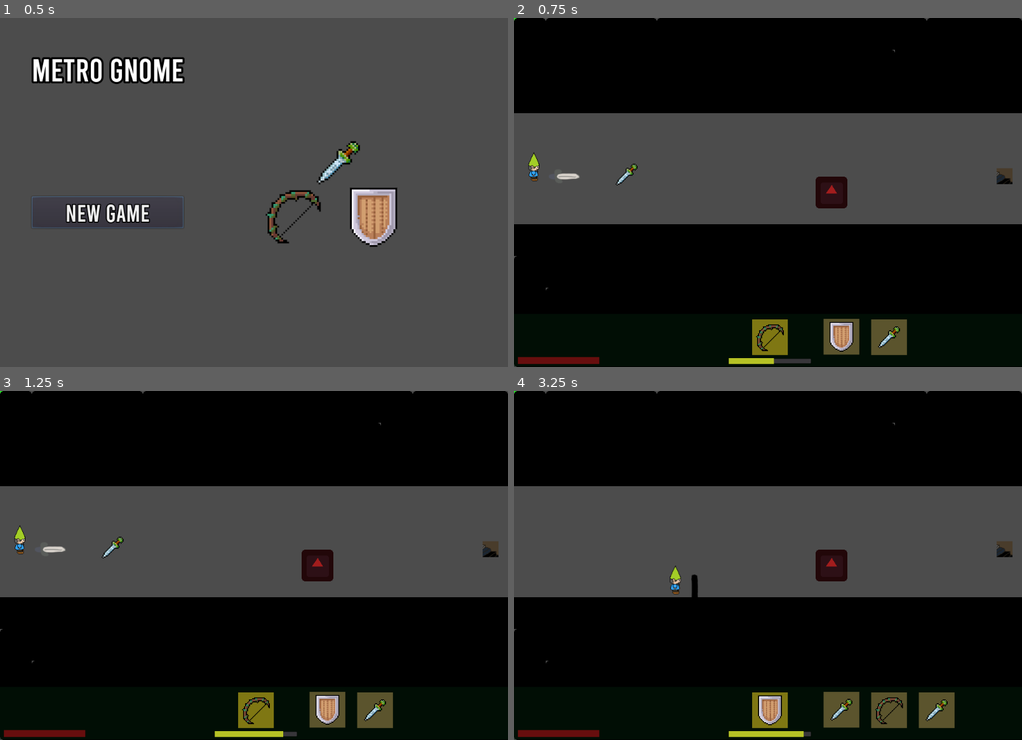
Above: before the commit, frames 1-4 (two rows, left to right).
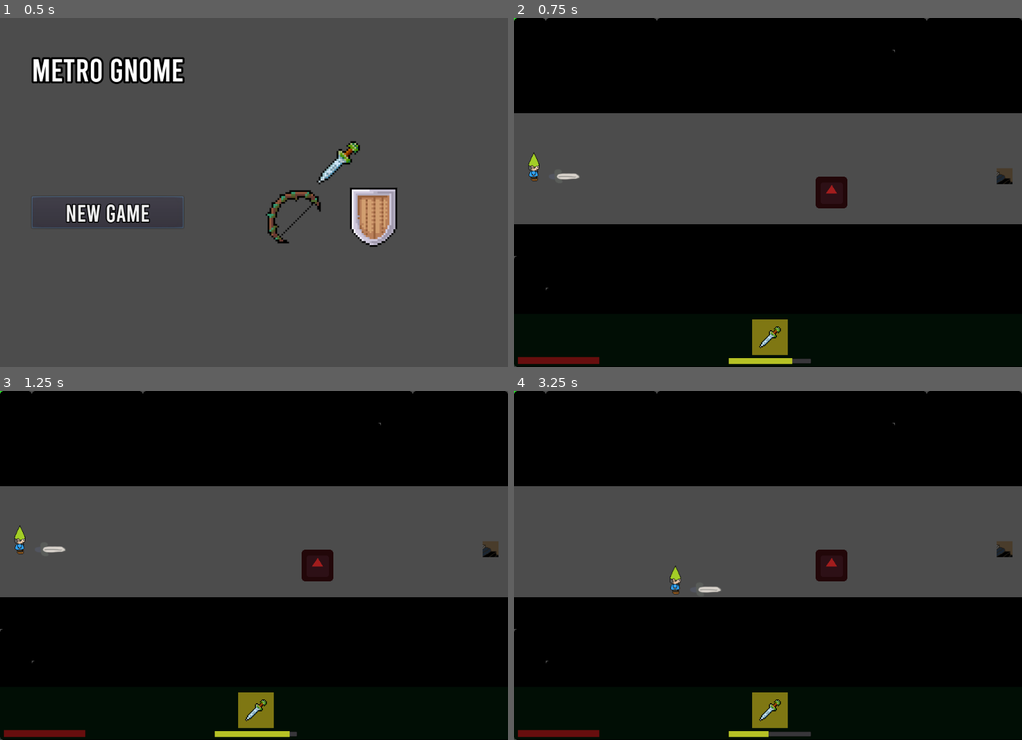
Above: after the commit, the same moments.

Repository: mfurtak/gmtk-game-jam-2019
Game: Godot game, scene res://menus/MainMenu.tscn
Same seed, same stepped clock (60 frames per second), same inputs: the game is played once before the commit and once after it. The engine's default icon, where the game draws it, is replaced by a stand-in: a white triangle on a blue panel in a dark square.
Inputs:
- Up to frame 1 (0.5 s): no input
- Up to frame 2 (0.75 s): click "New Game" at 0.5 s
- Up to frame 3 (1.25 s): no input
- Up to frame 4 (3.25 s): hold Right (ui_right) 1.28-2.03 s; tap Space (ui_select) at 1.52, 2.27 s; hold Down (ui_down) 2.03-2.78 s; hold Right (ui_right) from 2.78 s (still down)

Frame 1 is identical in both runs. In frame 2, 1.8% of the frame differs, in the area x 20-78%, y 41-100%; in frame 3, 1.7%; in frame 4, 2.8%, in the area x 34-87%, y 52-100%.

Commit message:
Baddies

Diff:
--- a/gmtk-godot/Level1.tscn
+++ b/gmtk-godot/Level1.tscn
@@ -1,10 +1,8 @@
-[gd_scene load_steps=6 format=2]
+[gd_scene load_steps=4 format=2]
 
 [ext_resource path="res://Exit.tscn" type="PackedScene" id=1]
-[ext_resource path="res://Pickup.tscn" type="PackedScene" id=2]
-[ext_resource path="res://sprites/sword.png" type="Texture" id=3]
-[ext_resource path="res://PlayerSpawn.tscn" type="PackedScene" id=4]
-[ext_resource path="res://simple_tileset.tres" type="TileSet" id=5]
+[ext_resource path="res://PlayerSpawn.tscn" type="PackedScene" id=2]
+[ext_resource path="res://simple_tileset.tres" type="TileSet" id=3]
 
 [node name="Level1" type="Node2D"]
 
@@ -16,18 +14,11 @@
 
 [node name="Pickups" type="Node" parent="."]
 
-[node name="SwordPickup" parent="Pickups" instance=ExtResource( 2 )]
-position = Vector2( 227.064, 315.707 )
-item_image = ExtResource( 3 )
-
-[node name="Pickup" parent="Pickups" instance=ExtResource( 2 )]
-visible = false
-
-[node name="PlayerSpawn" parent="." instance=ExtResource( 4 )]
+[node name="PlayerSpawn" parent="." instance=ExtResource( 2 )]
 position = Vector2( 38.0219, 320.14 )
 
 [node name="TileMap" type="TileMap" parent="."]
-tile_set = ExtResource( 5 )
+tile_set = ExtResource( 3 )
 cell_size = Vector2( 32, 32 )
 cell_quadrant_size = 32
 format = 1
--- a/gmtk-godot/Level5.tscn
+++ b/gmtk-godot/Level5.tscn
@@ -1,11 +1,12 @@
-[gd_scene load_steps=7 format=2]
+[gd_scene load_steps=8 format=2]
 
 [ext_resource path="res://Exit.tscn" type="PackedScene" id=1]
-[ext_resource path="res://Pickup.tscn" type="PackedScene" id=2]
-[ext_resource path="res://sprites/bow.png" type="Texture" id=3]
-[ext_resource path="res://PlayerSpawn.tscn" type="PackedScene" id=4]
-[ext_resource path="res://simple_tileset.tres" type="TileSet" id=5]
-[ext_resource path="res://ImpassableTilemap.tscn" type="PackedScene" id=6]
+[ext_resource path="res://Ghostie.tscn" type="PackedScene" id=2]
+[ext_resource path="res://Pickup.tscn" type="PackedScene" id=3]
+[ext_resource path="res://sprites/bow.png" type="Texture" id=4]
+[ext_resource path="res://PlayerSpawn.tscn" type="PackedScene" id=5]
+[ext_resource path="res://simple_tileset.tres" type="TileSet" id=6]
+[ext_resource path="res://ImpassableTilemap.tscn" type="PackedScene" id=7]
 
 [node name="Level5" type="Node2D"]
 
@@ -15,25 +16,31 @@
 
 [node name="Enemies" type="Node" parent="."]
 
+[node name="Ghostie" parent="Enemies" instance=ExtResource( 2 )]
+position = Vector2( 287.086, 85.8418 )
+
+[node name="Ghostie2" parent="Enemies" instance=ExtResource( 2 )]
+position = Vector2( 772.276, 93.8747 )
+
 [node name="Pickups" type="Node" parent="."]
 
-[node name="BowPickup" parent="Pickups" instance=ExtResource( 2 )]
+[node name="BowPickup" parent="Pickups" instance=ExtResource( 3 )]
 position = Vector2( 509.288, 562.612 )
-item_image = ExtResource( 3 )
+item_image = ExtResource( 4 )
 
-[node name="Pickup" parent="Pickups" instance=ExtResource( 2 )]
+[node name="Pickup" parent="Pickups" instance=ExtResource( 3 )]
 visible = false
 
-[node name="PlayerSpawn" parent="." instance=ExtResource( 4 )]
+[node name="PlayerSpawn" parent="." instance=ExtResource( 5 )]
 position = Vector2( 81.4003, 545.063 )
 
 [node name="TileMap" type="TileMap" parent="."]
-tile_set = ExtResource( 5 )
+tile_set = ExtResource( 6 )
 cell_size = Vector2( 32, 32 )
 cell_quadrant_size = 32
 format = 1
 tile_data = PoolIntArray( -65538, 0, 0, -65537, 0, 0, -131072, 0, 0, -131071, 0, 0, -131070, 0, 0, -131069, 0, 0, -1310 …(1909 unchanged characters)…
 
-[node name="ImpassableTilemap" parent="." instance=ExtResource( 6 )]
+[node name="ImpassableTilemap" parent="." instance=ExtResource( 7 )]
 position = Vector2( -63.1925, -64.2636 )
 tile_data = PoolIntArray( 1, 0, 0, 65537, 0, 0, 589830, 0, 0, 589831, 0, 0, 589832, 0, 0, 589833, 0, 0, 589834, 0, 0, 5 …(1229 unchanged characters)…
--- a/gmtk-godot/Level6.tscn
+++ b/gmtk-godot/Level6.tscn
@@ -1,10 +1,11 @@
-[gd_scene load_steps=6 format=2]
+[gd_scene load_steps=7 format=2]
 
 [ext_resource path="res://Exit.tscn" type="PackedScene" id=1]
-[ext_resource path="res://Pickup.tscn" type="PackedScene" id=2]
-[ext_resource path="res://PlayerSpawn.tscn" type="PackedScene" id=3]
-[ext_resource path="res://simple_tileset.tres" type="TileSet" id=4]
-[ext_resource path="res://ImpassableTilemap.tscn" type="PackedScene" id=5]
+[ext_resource path="res://Ghostie.tscn" type="PackedScene" id=2]
+[ext_resource path="res://Pickup.tscn" type="PackedScene" id=3]
+[ext_resource path="res://PlayerSpawn.tscn" type="PackedScene" id=4]
+[ext_resource path="res://simple_tileset.tres" type="TileSet" id=5]
+[ext_resource path="res://ImpassableTilemap.tscn" type="PackedScene" id=6]
 
 [node name="Level6" type="Node2D"]
 
@@ -14,22 +15,34 @@
 
 [node name="Enemies" type="Node" parent="."]
 
+[node name="Ghostie" parent="Enemies" instance=ExtResource( 2 )]
+position = Vector2( 830.649, 528.725 )
+
+[node name="Ghostie2" parent="Enemies" instance=ExtResource( 2 )]
+position = Vector2( 638.393, 530.331 )
+
+[node name="Ghostie3" parent="Enemies" instance=ExtResource( 2 )]
+position = Vector2( 443.996, 531.938 )
+
+[node name="Ghostie4" parent="Enemies" instance=ExtResource( 2 )]
+position = Vector2( 223.893, 529.26 )
+
 [node name="Pickups" type="Node" parent="."]
 editor/display_folded = true
 
-[node name="Pickup" parent="Pickups" instance=ExtResource( 2 )]
+[node name="Pickup" parent="Pickups" instance=ExtResource( 3 )]
 visible = false
 
-[node name="PlayerSpawn" parent="." instance=ExtResource( 3 )]
+[node name="PlayerSpawn" parent="." instance=ExtResource( 4 )]
 position = Vector2( 948.959, 80.7588 )
 
 [node name="TileMap" type="TileMap" parent="."]
-tile_set = ExtResource( 4 )
+tile_set = ExtResource( 5 )
 cell_size = Vector2( 32, 32 )
 cell_quadrant_size = 32
 format = 1
 tile_data = PoolIntArray( -65538, 0, 0, -65537, 0, 0, -131072, 0, 0, -131071, 0, 0, -131070, 0, 0, -131069, 0, 0, -1310 …(2217 unchanged characters)…
 
-[node name="ImpassableTilemap" parent="." instance=ExtResource( 5 )]
+[node name="ImpassableTilemap" parent="." instance=ExtResource( 6 )]
 position = Vector2( -63.1925, -64.2636 )
 tile_data = PoolIntArray( 1, 0, 0, 65537, 0, 0, 524299, 0, 0, 524300, 0, 0, 524301, 0, 0, 524302, 0, 0, 524303, 0, 0, 5 …(1579 unchanged characters)…
--- a/gmtk-godot/Level7.tscn
+++ b/gmtk-godot/Level7.tscn
@@ -1,10 +1,12 @@
-[gd_scene load_steps=6 format=2]
+[gd_scene load_steps=8 format=2]
 
 [ext_resource path="res://Exit.tscn" type="PackedScene" id=1]
-[ext_resource path="res://Pickup.tscn" type="PackedScene" id=2]
-[ext_resource path="res://PlayerSpawn.tscn" type="PackedScene" id=3]
-[ext_resource path="res://simple_tileset.tres" type="TileSet" id=4]
-[ext_resource path="res://ImpassableTilemap.tscn" type="PackedScene" id=5]
+[ext_resource path="res://Ghostie.tscn" type="PackedScene" id=2]
+[ext_resource path="res://Blob.tscn" type="PackedScene" id=3]
+[ext_resource path="res://Pickup.tscn" type="PackedScene" id=4]
+[ext_resource path="res://PlayerSpawn.tscn" type="PackedScene" id=5]
+[ext_resource path="res://simple_tileset.tres" type="TileSet" id=6]
+[ext_resource path="res://ImpassableTilemap.tscn" type="PackedScene" id=7]
 
 [node name="7" type="Node2D"]
 
@@ -14,22 +16,40 @@
 
 [node name="Enemies" type="Node" parent="."]
 
+[node name="Ghostie" parent="Enemies" instance=ExtResource( 2 )]
+position = Vector2( 121.607, 579.6 )
+
+[node name="Ghostie2" parent="Enemies" instance=ExtResource( 2 )]
+position = Vector2( 540.927, 577.458 )
+
+[node name="Ghostie3" parent="Enemies" instance=ExtResource( 2 )]
+position = Vector2( 962.389, 580.136 )
+
+[node name="Blob" parent="Enemies" instance=ExtResource( 3 )]
+position = Vector2( 43.4199, 227.222 )
+
+[node name="Blob2" parent="Enemies" instance=ExtResource( 3 )]
+position = Vector2( 137.673, 322.546 )
+
+[node name="Blob3" parent="Enemies" instance=ExtResource( 3 )]
+position = Vector2( 55.2015, 395.378 )
+
 [node name="Pickups" type="Node" parent="."]
 editor/display_folded = true
 
-[node name="Pickup" parent="Pickups" instance=ExtResource( 2 )]
+[node name="Pickup" parent="Pickups" instance=ExtResource( 4 )]
 visible = false
 
-[node name="PlayerSpawn" parent="." instance=ExtResource( 3 )]
+[node name="PlayerSpawn" parent="." instance=ExtResource( 5 )]
 position = Vector2( 69.6185, 40.0585 )
 
 [node name="TileMap" type="TileMap" parent="."]
-tile_set = ExtResource( 4 )
+tile_set = ExtResource( 6 )
 cell_size = Vector2( 32, 32 )
 cell_quadrant_size = 32
 format = 1
 tile_data = PoolIntArray( -65538, 0, 0, -65537, 0, 0, -131072, 0, 0, -131071, 0, 0, -131070, 0, 0, -131069, 0, 0, -1310 …(2347 unchanged characters)…
 
-[node name="ImpassableTilemap" parent="." instance=ExtResource( 5 )]
+[node name="ImpassableTilemap" parent="." instance=ExtResource( 7 )]
 position = Vector2( -63.1925, -64.2636 )
 tile_data = PoolIntArray( 1, 0, 0, 65537, 0, 0, 327682, 1073741824, 0, 327683, 1073741824, 0, 327684, 1073741824, 0, 32 …(1775 unchanged characters)…
--- a/gmtk-godot/Level8.tscn
+++ b/gmtk-godot/Level8.tscn
@@ -1,10 +1,12 @@
-[gd_scene load_steps=6 format=2]
+[gd_scene load_steps=8 format=2]
 
 [ext_resource path="res://Exit.tscn" type="PackedScene" id=1]
-[ext_resource path="res://Pickup.tscn" type="PackedScene" id=2]
-[ext_resource path="res://PlayerSpawn.tscn" type="PackedScene" id=3]
-[ext_resource path="res://simple_tileset.tres" type="TileSet" id=4]
-[ext_resource path="res://ImpassableTilemap.tscn" type="PackedScene" id=5]
+[ext_resource path="res://Ghostie.tscn" type="PackedScene" id=2]
+[ext_resource path="res://Blob.tscn" type="PackedScene" id=3]
+[ext_resource path="res://Pickup.tscn" type="PackedScene" id=4]
+[ext_resource path="res://PlayerSpawn.tscn" type="PackedScene" id=5]
+[ext_resource path="res://simple_tileset.tres" type="TileSet" id=6]
+[ext_resource path="res://ImpassableTilemap.tscn" type="PackedScene" id=7]
 
 [node name="Level8" type="Node2D"]
 
@@ -14,22 +16,40 @@
 
 [node name="Enemies" type="Node" parent="."]
 
+[node name="Ghostie" parent="Enemies" instance=ExtResource( 2 )]
+position = Vector2( 80.907, 568.354 )
+
+[node name="Ghostie2" parent="Enemies" instance=ExtResource( 2 )]
+position = Vector2( 91.082, 309.693 )
+
+[node name="Ghostie3" parent="Enemies" instance=ExtResource( 2 )]
+position = Vector2( 90.011, 158.674 )
+
+[node name="Blob" parent="Enemies" instance=ExtResource( 3 )]
+position = Vector2( 392.585, 584.42 )
+
+[node name="Blob2" parent="Enemies" instance=ExtResource( 3 )]
+position = Vector2( 390.443, 70.3113 )
+
+[node name="Blob3" parent="Enemies" instance=ExtResource( 3 )]
+position = Vector2( 675.345, 426.974 )
+
 [node name="Pickups" type="Node" parent="."]
 editor/display_folded = true
 
-[node name="Pickup" parent="Pickups" instance=ExtResource( 2 )]
+[node name="Pickup" parent="Pickups" instance=ExtResource( 4 )]
 visible = false
 
-[node name="PlayerSpawn" parent="." instance=ExtResource( 3 )]
+[node name="PlayerSpawn" parent="." instance=ExtResource( 5 )]
 position = Vector2( 963.418, 40.594 )
 
 [node name="TileMap" type="TileMap" parent="."]
-tile_set = ExtResource( 4 )
+tile_set = ExtResource( 6 )
 cell_size = Vector2( 32, 32 )
 cell_quadrant_size = 32
 format = 1
 tile_data = PoolIntArray( -65538, 0, 0, -65537, 0, 0, -131072, 0, 0, -131071, 0, 0, -131070, 0, 0, -131069, 0, 0, -1310 …(2849 unchanged characters)…
 
-[node name="ImpassableTilemap" parent="." instance=ExtResource( 5 )]
+[node name="ImpassableTilemap" parent="." instance=ExtResource( 7 )]
 position = Vector2( -63.1925, -64.2636 )
 tile_data = PoolIntArray( 1, 0, 0, 65537, 0, 0, 393233, 1073741824, 0, 393234, 1073741824, 0, 393235, 1073741824, 0, 39 …(1299 unchanged characters)…
--- a/gmtk-godot/Level9.tscn
+++ b/gmtk-godot/Level9.tscn
@@ -1,10 +1,12 @@
-[gd_scene load_steps=6 format=2]
+[gd_scene load_steps=8 format=2]
 
 [ext_resource path="res://Exit.tscn" type="PackedScene" id=1]
-[ext_resource path="res://Pickup.tscn" type="PackedScene" id=2]
-[ext_resource path="res://PlayerSpawn.tscn" type="PackedScene" id=3]
-[ext_resource path="res://simple_tileset.tres" type="TileSet" id=4]
-[ext_resource path="res://ImpassableTilemap.tscn" type="PackedScene" id=5]
+[ext_resource path="res://Blob.tscn" type="PackedScene" id=2]
+[ext_resource path="res://Ghostie.tscn" type="PackedScene" id=3]
+[ext_resource path="res://Pickup.tscn" type="PackedScene" id=4]
+[ext_resource path="res://PlayerSpawn.tscn" type="PackedScene" id=5]
+[ext_resource path="res://simple_tileset.tres" type="TileSet" id=6]
+[ext_resource path="res://ImpassableTilemap.tscn" type="PackedScene" id=7]
 
 [node name="9" type="Node2D"]
 
@@ -15,22 +17,46 @@
 
 [node name="Enemies" type="Node" parent="."]
 
+[node name="Blob4" parent="Enemies" instance=ExtResource( 2 )]
+position = Vector2( 389.908, 43.5349 )
+
+[node name="Ghostie" parent="Enemies" instance=ExtResource( 3 )]
+position = Vector2( 63.2345, 46.2125 )
+
+[node name="Ghostie2" parent="Enemies" instance=ExtResource( 3 )]
+position = Vector2( 975.777, 47.2836 )
+
+[node name="Ghostie3" parent="Enemies" instance=ExtResource( 3 )]
+position = Vector2( 961.853, 581.207 )
+
+[node name="Blob" parent="Enemies" instance=ExtResource( 2 )]
+position = Vector2( 258.703, 207.407 )
+
+[node name="Blob2" parent="Enemies" instance=ExtResource( 2 )]
+position = Vector2( 773.882, 213.833 )
+
+[node name="Blob3" parent="Enemies" instance=ExtResource( 2 )]
+position = Vector2( 556.457, 384.667 )
+
+[node name="Blob5" parent="Enemies" instance=ExtResource( 2 )]
+position = Vector2( 509.331, 574.78 )
+
 [node name="Pickups" type="Node" parent="."]
 editor/display_folded = true
 
-[node name="Pickup" parent="Pickups" instance=ExtResource( 2 )]
+[node name="Pickup" parent="Pickups" instance=ExtResource( 4 )]
 visible = false
 
-[node name="PlayerSpawn" parent="." instance=ExtResource( 3 )]
+[node name="PlayerSpawn" parent="." instance=ExtResource( 5 )]
 position = Vector2( 63.7278, 580.944 )
 
 [node name="TileMap" type="TileMap" parent="."]
-tile_set = ExtResource( 4 )
+tile_set = ExtResource( 6 )
 cell_size = Vector2( 32, 32 )
 cell_quadrant_size = 32
 format = 1
 tile_data = PoolIntArray( -65538, 0, 0, -65537, 0, 0, -131072, 0, 0, -131071, 0, 0, -131070, 0, 0, -131069, 0, 0, -1310 …(3186 unchanged characters)…
 
-[node name="ImpassableTilemap" parent="." instance=ExtResource( 5 )]
+[node name="ImpassableTilemap" parent="." instance=ExtResource( 7 )]
 position = Vector2( -63.1925, -64.2636 )
 tile_data = PoolIntArray( 1, 0, 0, 65537, 0, 0, 458758, 1073741824, 0, 458759, 1073741824, 0, 524294, 1073741824, 0, 52 …(439 unchanged characters)…
--- a/gmtk-godot/Player.gd
+++ b/gmtk-godot/Player.gd
@@ -36,7 +36,7 @@
 var is_shield_attacking = false
 var bow_cool = true
 
-var items_queue = [Items.BOW, Items.SHIELD, Items.SWORD]
+var items_queue = [Items.SWORD]
 
 var current_item = items_queue[-1]
 var sprites = null
